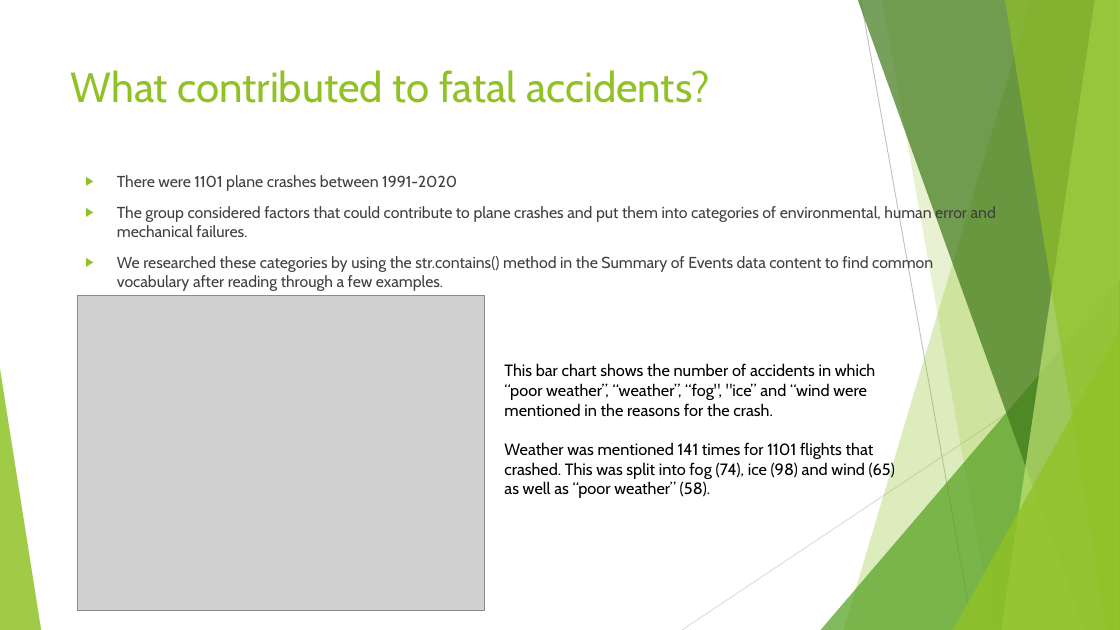
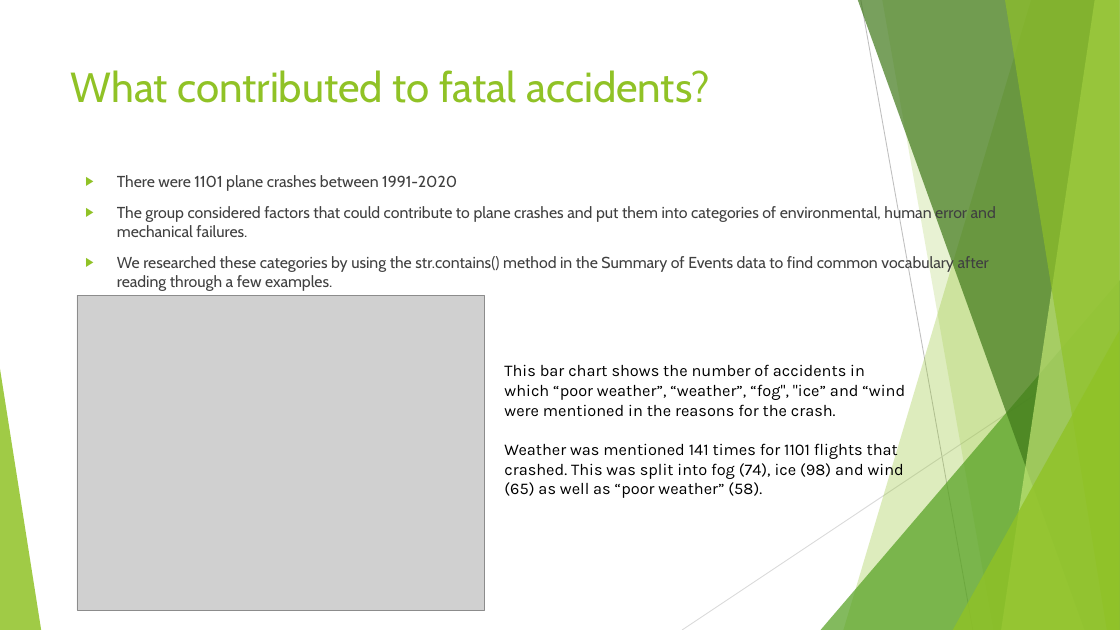
Before and after one commit to MZt92-ui/Project-1-Group-3, a slide deck: slide 6 of plane_crash_presentation_Rob.pptx. Drawn at 1120x630 pixels with LibreOffice and Linux fonts; fonts in the diff are those of the drawing; grey boxes stand for pictures. Boxes give left, top, right and bottom in pixels: in the first picture for what was removed or moved away, otherwise in the second. Text is boxed around its words. In the diff, an @@ line names an element or a change of style, - is before the commit and + after.

Commit message:
update

```diff
--- a/plane_crash_presentation_Rob.pptx
+++ b/plane_crash_presentation_Rob.pptx
@@ text at bbox=[117, 254, 989, 291]: text changed @@
-▶ We researched these categories by using the str.contains() method in the Summary of Events data content to find common vocabulary after reading through a few examples.
+▶ We researched these categories by using the str.contains() method in the Summary of Events data to find common vocabulary after reading through a few examples.
@@ text "This bar chart shows the ..." at bbox=[504, 364, 905, 498]: font Cabin to Karla @@
```
Also in this commit, not shown: 2 other slides changed.
